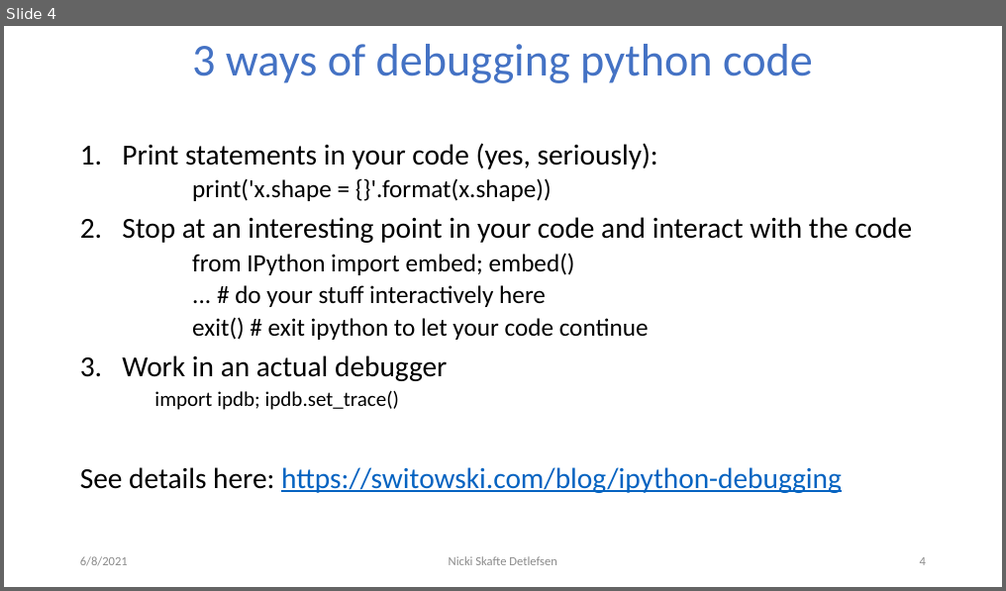
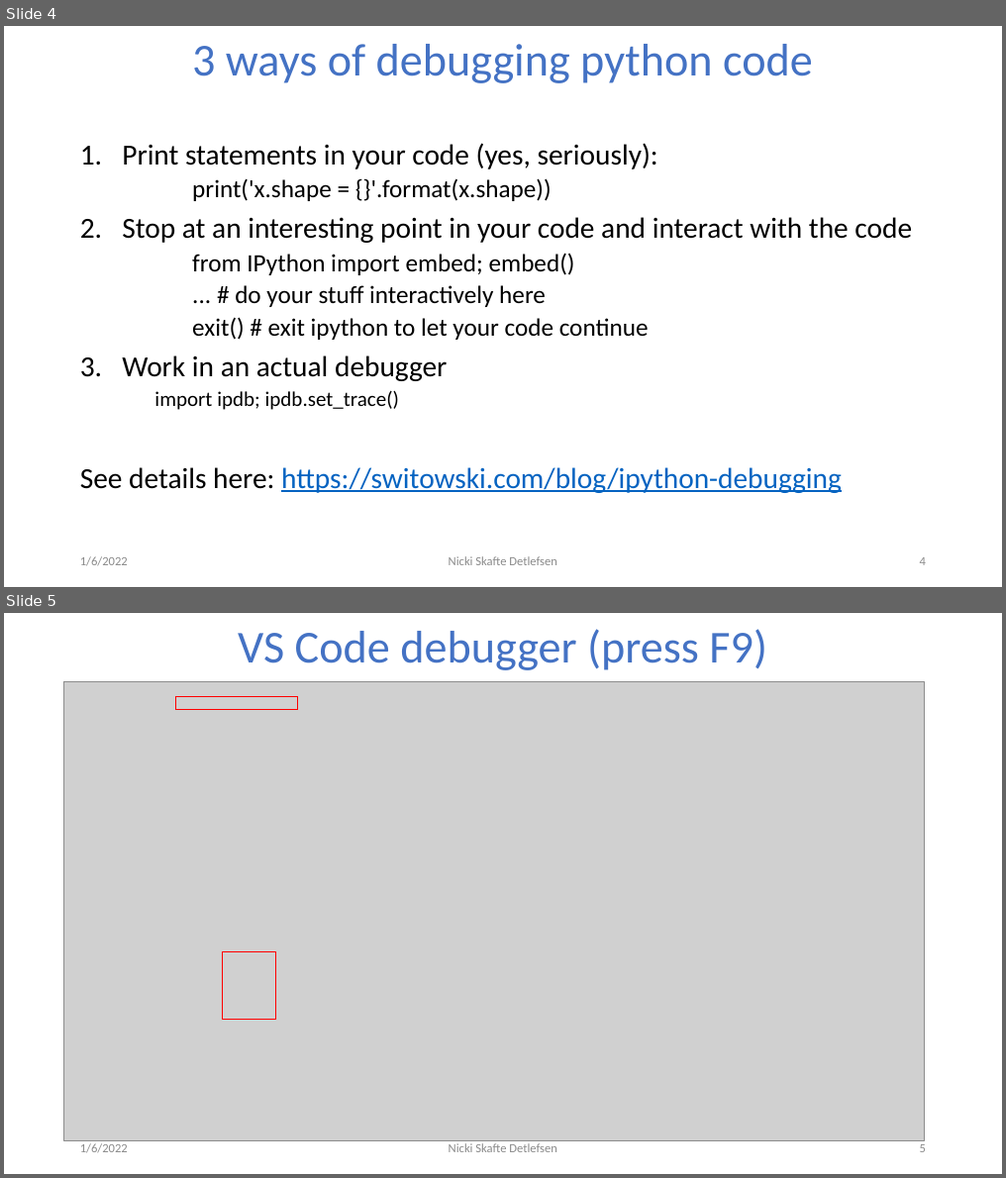
Before and after one commit to DeepEasterbunny/dtu_mlops, a slide deck: s4_debugging_and_logging/lecture/Debugging.pptx. Shown one above the other, each under a label of ours: slide 4 before the commit, slides 4 and 5 after it. The pictures are 1006x591 and 1006x1178 pixels, drawn with LibreOffice and Linux fonts; fonts in the diff are those of the drawing; grey boxes stand for pictures; background and template pictures are left out. Boxes give left, top, right and bottom in pixels: in the first picture for what was removed or moved away, otherwise in the second. Text is boxed around its words. In the diff, an @@ line names an element or a change of style, - is before the commit and + after.

```diff
--- a/s4_debugging_and_logging/lecture/Debugging.pptx
+++ b/s4_debugging_and_logging/lecture/Debugging.pptx
@@ slide 5 added at [4,613,1002,1174], background #FFFFFF @@
@@ title added at [238,629,767,670], 44 pt, text #4472C4 @@
+VS Code debugger (press F9)
@@ picture added at [63,681,925,1141] @@
@@ rectangle added at [176,696,297,709], outline #FF0000 1 pt @@
@@ rectangle added at [222,953,276,1020], outline #FF0000 1 pt @@
@@ text added at [80,1144,128,1154], 12 pt, text #8C8C8C @@
+1/6/2022
@@ text added at [449,1144,557,1153], 12 pt, text #8C8C8C @@
+Nicki Skafte Detlefsen
@@ page number added at [920,1145,926,1153], 12 pt, text #8C8C8C @@
+5
@@ slide 4 changed as well @@
@@ text at [80,557,128,567]: text changed @@
-6/8/2021
+1/6/2022
```
Also in this commit, not shown: 11 other slides changed, 1 other slide added, 3 other files.
